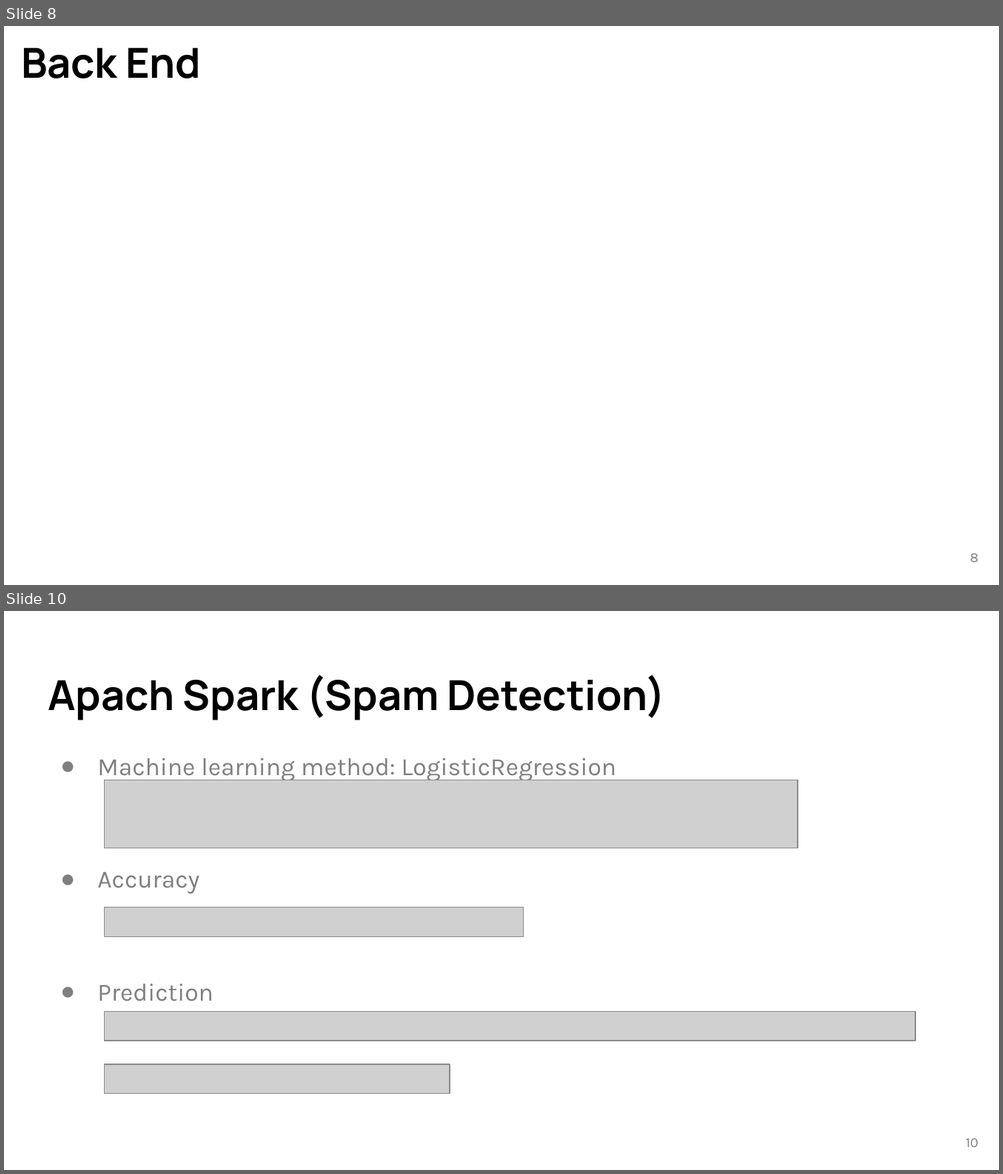
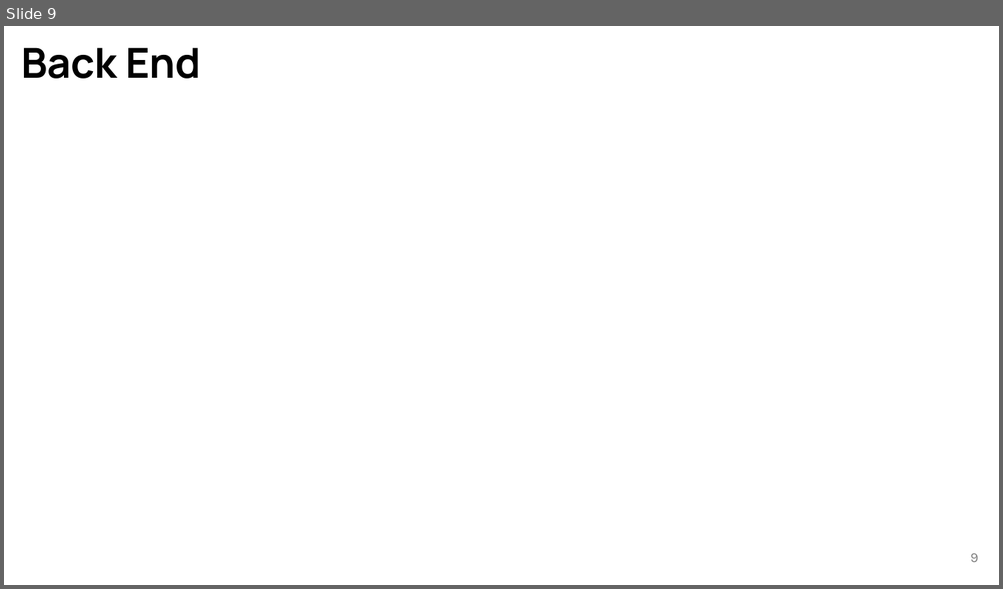
Before and after one commit to jiaminghong/camelcrawler, a slide deck: FinalPresentation.pptx. Shown one above the other, each under a label of ours: slides 8 and 10 before the commit, slide 9 after it; the slides between them are not shown. The pictures are 1003x1174 and 1003x589 pixels, drawn with LibreOffice and Linux fonts; fonts in the diff are those of the drawing; grey boxes stand for pictures; background and template pictures are left out. Boxes give left, top, right and bottom in pixels: in the first picture for what was removed or moved away, otherwise in the second. Text is boxed around its words. In the diff, an @@ line names an element or a change of style, - is before the commit and + after.

```diff
--- a/FinalPresentation.pptx
+++ b/FinalPresentation.pptx
@@ slide 10 removed at <box>4,611,999,1170</box>, background #FFFFFF @@
@@ title removed at <box>48,675,666,721</box> @@
-Apach Spark (Spam Detection)
@@ text removed at <box>97,758,617,1002</box> @@
-● Machine learning method: LogisticRegression
-● Accuracy
-● Prediction
@@ picture removed at <box>105,780,798,848</box> @@
@@ picture removed at <box>105,908,524,937</box> @@
@@ picture removed at <box>105,1012,915,1042</box> @@
@@ picture removed at <box>105,1065,449,1094</box> @@
@@ page number removed at <box>965,1139,978,1147</box> @@
-10
@@ what was slide 8 is now slide 9 @@
```
Also in this commit, not shown: 4 slides changed, 3 slides added.
